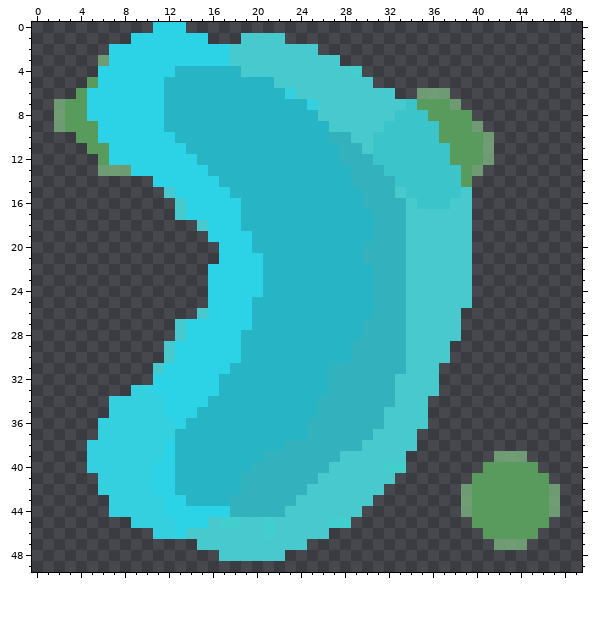
Two states of a pixel-art sprite, images/case1.png. Above, as it was before the edit.
The file is 50x50 pixels. Colours within 5 levels of each other are drawn and written as one.
The same view after the edit:
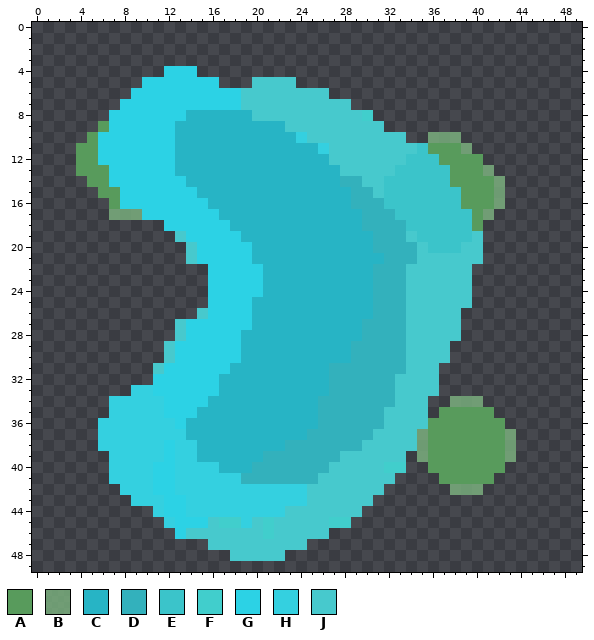
Palette (. is transparent): A #589b5c  B #7bb27fcd  C #27b4c5  D #33b1bc  E #3bc4ca  F #41cecc  G #2cd2e5  H #34d0e0  J #47c9cd
Change:
y 0: x 11..13 GGG -> ...
y 1: x 9..15 GGGGGGG -> .......; x 19..22 JJJJ -> ....
y 2: x 7..25 GGGGGGGGGGGJJJJJJJJ -> ...................
y 3: x 6..27 BGGGGGGGGGGGJJJJJJJJJJ -> ......................
y 4: x 6..11 GGGGGG -> ......; x 13..29 CCCCCCJJJJJJJJJJF -> GG...............
y 5: x 5..9 AGGGG -> .....; x 12..21 CCCCCCCCCC -> GGGGG...JJ; x 24..30 JJJJJJJ -> .......
y 6: x 4..8 AGGGG -> .....; x 12..23 CCCCCCCCCCCH -> GGGGGGGJJJJJ; x 27..32 JJJJJJ -> ......; x 35..37 BBB -> ...
y 7: x 2..7 BAAGGG -> ......; x 12..25 CCCCCCCCCCCCCH -> GGGGGGGJJJJJJJ; x 29..38 JJJJJEAAAB -> ..........
y 8: x 2..6 BAAGG -> .....; x 12..13 CC -> GG; x 20..25 CCCCCC -> JJJJJJ; x 30..39 JJJEEEAAAA -> F.........
y 9: x 2..6 BAAAG -> ....A; x 12 C -> G; x 23..26 CCCC -> JJJJ; x 32..40 EEEEEAAAB -> .........
y 10: x 4 A -> .; x 24..28 CCCDD -> HJJJJ; x 31..41 EEEEEEAAAAB -> JJJ..BBB...
y 11: x 4 . -> A; x 6 A -> G; x 13 G -> C; x 26..29 CCDD -> HJJJ; x 31..34 EEEE -> JJJJ; x 36..37 EE -> AA; x 39..41 AAB -> B..
y 12: x 4..6 ..A -> AAG; x 13..14 GG -> CC; x 27..33 CDDDEEE -> JJJJJJJ; x 37 E -> A; x 41 B -> .
y 13: x 4..8 ..BBB -> AAAGG; x 13..15 GGG -> CCC; x 28..32 CDDDE -> JJJJJ; x 38 E -> A; x 40..41 B. -> AB
y 14: x 5..10 ...... -> AAGGGG; x 14..16 GGG -> CCC; x 28 C -> D; x 30..32 DDD -> JJE; x 38 E -> A; x 40..42 ... -> AAB
y 15: x 6..12 ......J -> AAGGGGG; x 15..17 GGG -> CCC; x 29 C -> D; x 31..33 DDJ -> JEE; x 39..42 J... -> AAAB
y 16: x 7..13 ......J -> AGGGGGG; x 16..18 GGG -> CCC; x 29 C -> D; x 32..34 DDJ -> EEE; x 38..42 JJ... -> EAAAB
y 17: x 7..13 ......J -> BBBGGGG; x 17..18 GG -> CC; x 30 C -> D; x 33..41 DJJJJJJ.. -> EEEEEEEAB
y 18: x 12..15 ...J -> GGGG; x 18 G -> C; x 30 C -> D; x 34..40 JJJJJJ. -> EEEEEEA
y 19: x 13..15 ... -> JGG; x 19 G -> C; x 35..40 JJJJJ. -> EEEEEJ
y 20: x 14..16 ... -> JGG; x 30 D -> C; x 34 J -> D; x 36..38 JJJ -> EEE; x 40 . -> J
y 21: x 14..16 ... -> JGG; x 20 G -> C; x 30..31 DD -> CC; x 34 J -> D; x 40 . -> J
y 34: x 38..40 ... -> BBB
y 35: x 37..41 ..... -> AAAAA
y 36: x 25 D -> C; x 36..42 ....... -> AAAAAAA
y 37: x 13 C -> H; x 35..43 ......... -> BAAAAAAAB
y 38: x 5 H -> .; x 13..14 CC -> HH; x 35..43 ......... -> BAAAAAAAB
y 39: x 5..6 HH -> ..; x 13..14 CC -> HH; x 35..42 .......B -> BAAAAAAA; x 44 B -> .
y 40: x 5..6 HH -> ..; x 13..16 CCCC -> HHHH; x 36..40 ..... -> AAAAA; x 43..45 AAA -> ...
y 41: x 6 H -> .; x 13..18 CCCCCC -> HHHHHH; x 37..39 ... -> AAA; x 42..46 AAAAA -> .....
y 42: x 6..7 HH -> ..; x 13..24 CCCCCCDDDDDD -> HHHHHHHHHHHH; x 38 . -> B; x 40..47 AAAAAAAB -> B.......
y 43: x 7..8 HH -> ..; x 14..24 CCCCDDDDDDJ -> HHHHHHHHHHH; x 39..47 BAAAAAAAB -> .........
y 44: x 7..10 HHHH -> ....; x 14..22 GGGGDDDDD -> HHHHHHHHH; x 39..47 BAAAAAAAB -> .........
y 45: x 9..11 HHH -> ...; x 19 J -> H; x 40..46 AAAAAAA -> .......
y 46: x 11..12 HH -> ..; x 41..45 AAAAA -> .....
y 47: x 15 J -> .; x 42..44 BBB -> ...
y 48: x 17 J -> .
Where, in picture pixels (left, top, right, bottom), the same in both pictures:
changed: (54, 22, 505, 264)
changed: (417, 396, 560, 550)
changed: (307, 418, 318, 429)
changed: (87, 429, 307, 561)
